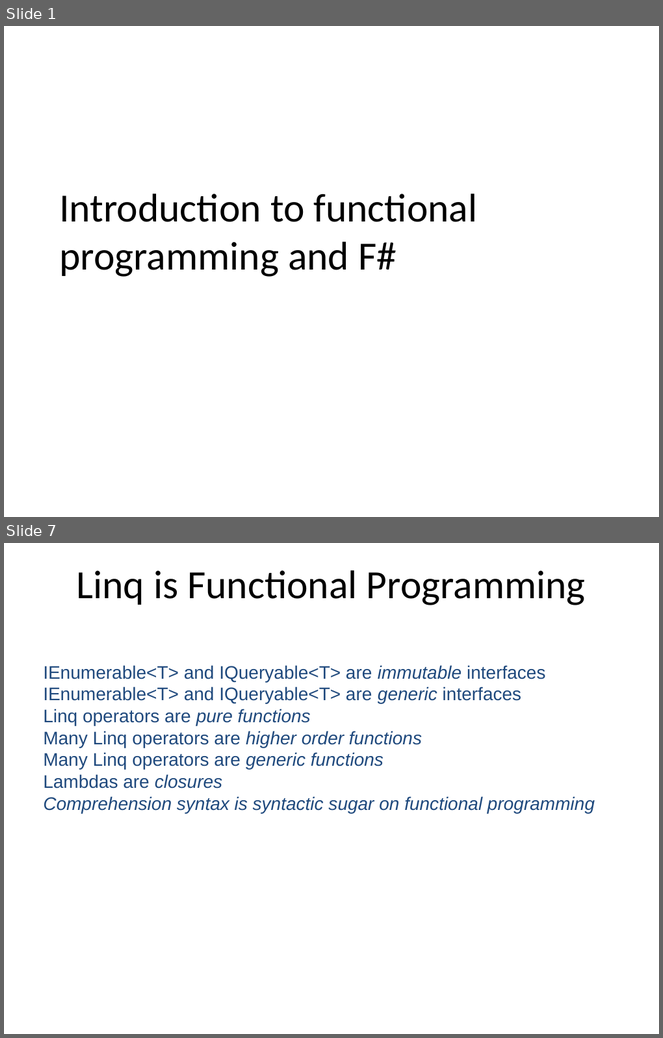
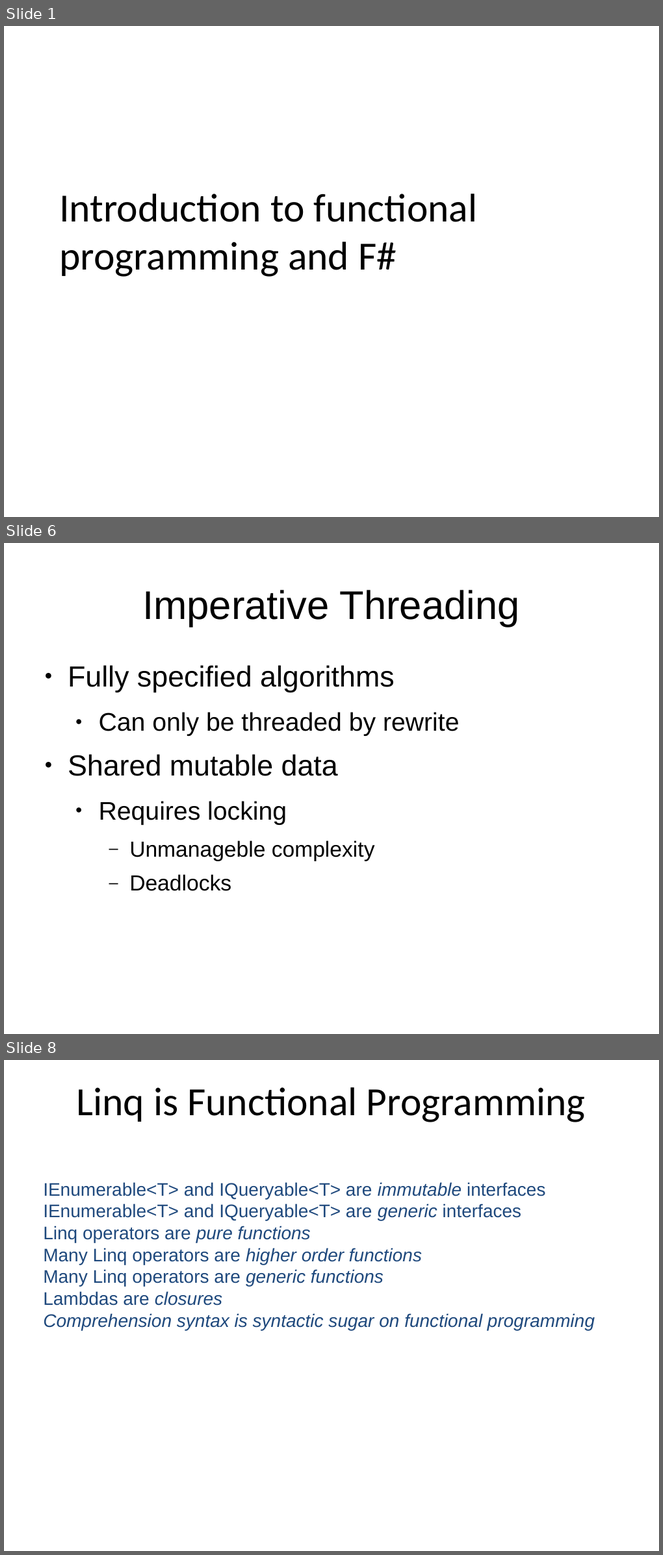
Before and after one commit to mlidbom/FSharpElevate, a slide deck: FSharp2.pptx. Shown one above the other, each under a label of ours: slides 1 and 7 before the commit, slides 1, 6 and 8 after it; the slides between them are not shown. The pictures are 663x1038 and 663x1555 pixels, drawn with LibreOffice and Linux fonts; fonts in the diff are those of the drawing. Boxes give left, top, right and bottom in pixels: in the first picture for what was removed or moved away, otherwise in the second. Text is boxed around its words. In the diff, an @@ line names an element or a change of style, - is before the commit and + after.

```diff
--- a/FSharp2.pptx
+++ b/FSharp2.pptx
@@ slide 6 added at <box>4,543,659,1034</box>, background #FFFFFF @@
@@ title added at <box>142,590,520,627</box>, 44 pt, text #000000 @@
+Imperative Threading
@@ text added at <box>68,665,460,891</box>, 32 pt, text #000000 @@
+● Fully specified algorithms
+  ● Can only be threaded by rewrite
+● Shared mutable data
+  ● Requires locking
+    – Unmanageble complexity
+    – Deadlocks
@@ what was slide 7 is now slide 8 @@
```
Also in this commit, not shown: 3 slides changed, 2 other slides added, 2 slides removed.
